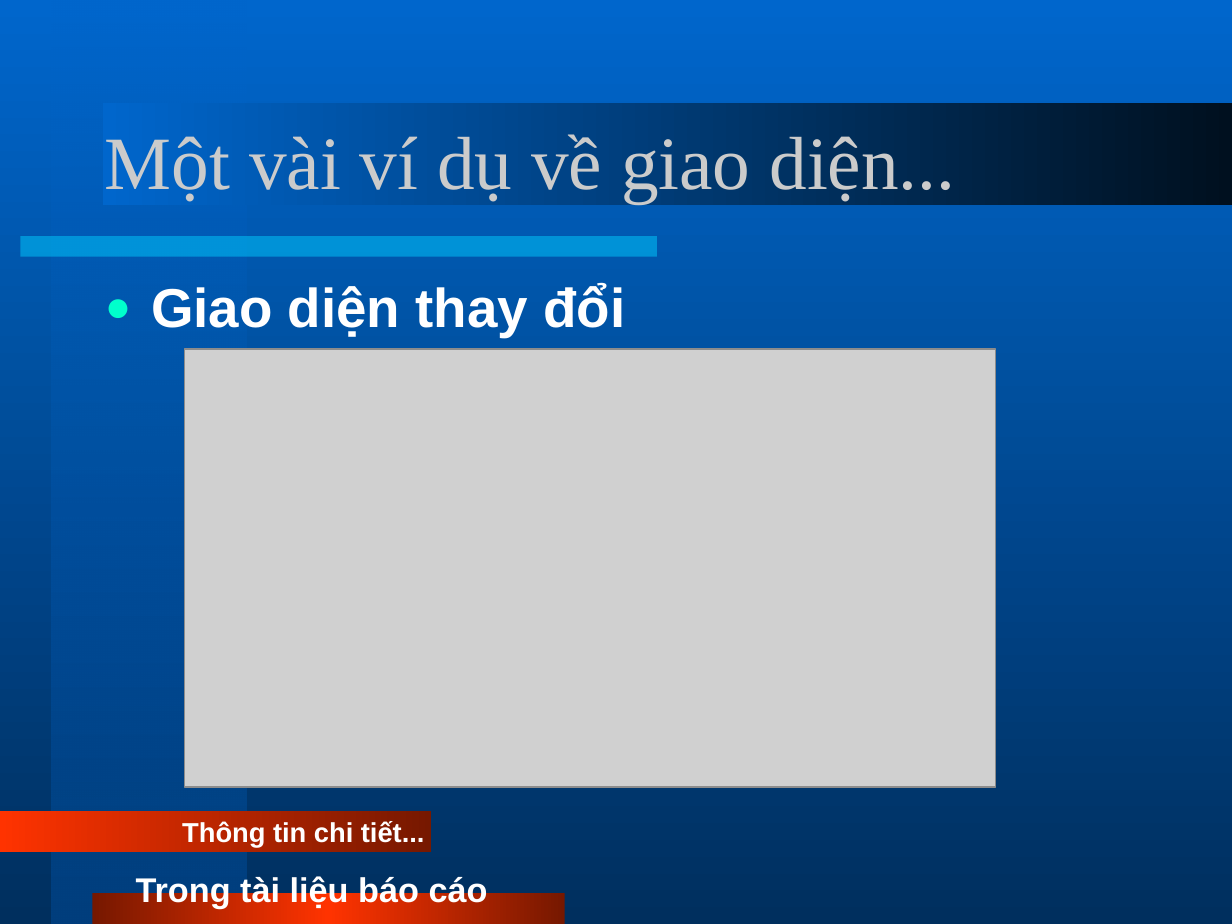
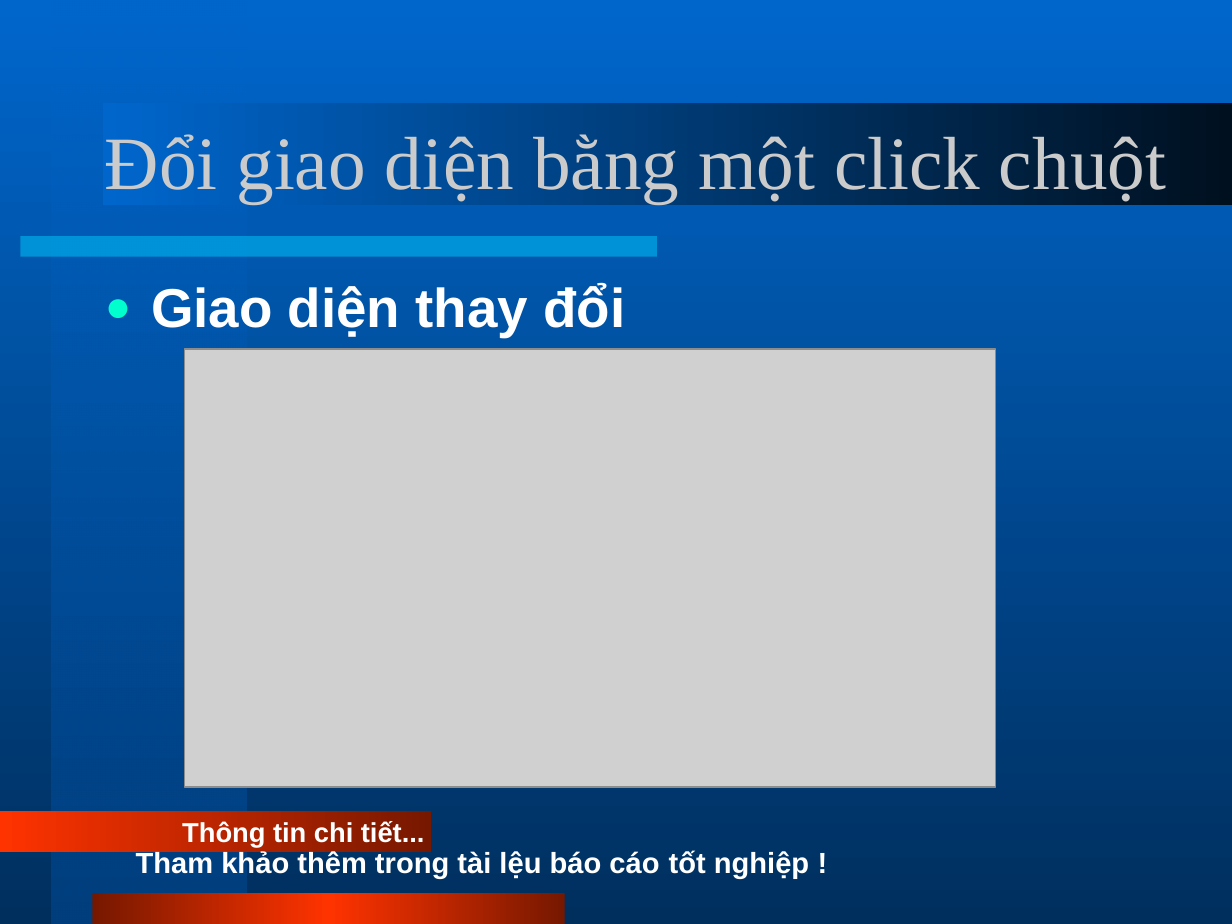
Before and after one commit to phamtuanchip/PHS, a slide deck: slide 6 of Documents/slides.ppt. Drawn at 1232x924 pixels with LibreOffice and Linux fonts; fonts in the diff are those of the drawing; grey boxes stand for pictures. Boxes give left, top, right and bottom in pixels: in the first picture for what was removed or moved away, otherwise in the second. Text is boxed around its words. In the diff, an @@ line names an element or a change of style, - is before the commit and + after.

```diff
--- a/Documents/slides.ppt
+++ b/Documents/slides.ppt
@@ title at [105, 134, 1166, 203]: text changed @@
-Một vài ví dụ về giao diện...
+Đổi giao diện bằng một click chuột
@@ text at [136, 850, 809, 878]: text changed; size 20 to 17 pt @@
-Trong tài liệu báo cáo
+Tham khảo thêm trong tài lệu báo cáo tốt nghiệp !
```
Also in this commit, not shown: 6 other slides changed, 1 slide added, 1 slide removed.
